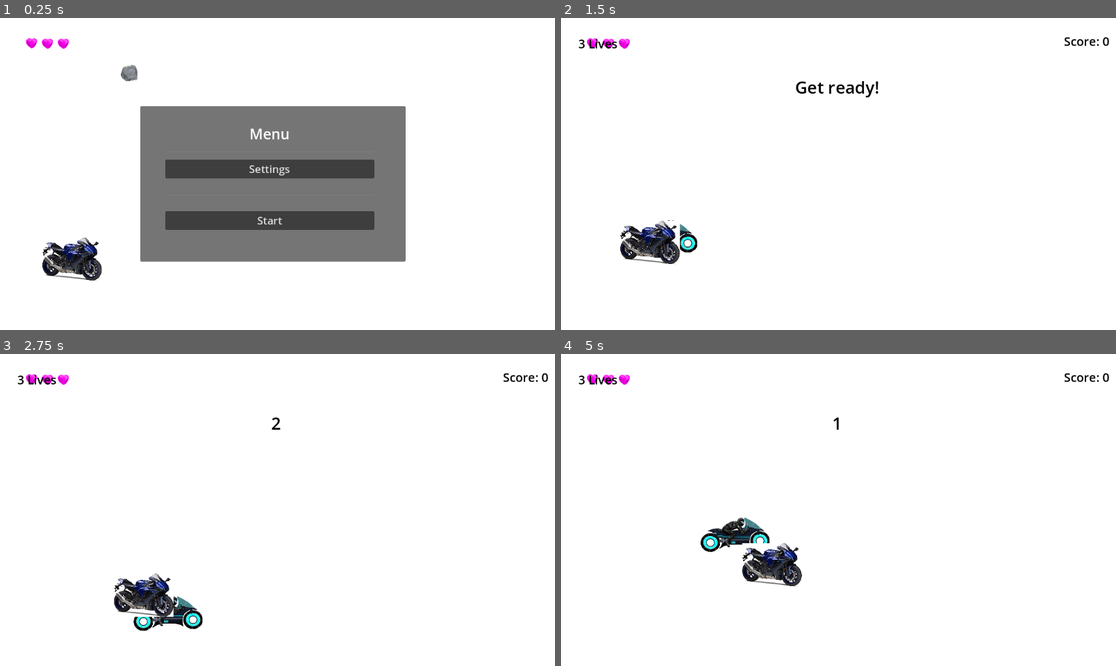
Above: before the commit, frames 1-4 (two rows, left to right).
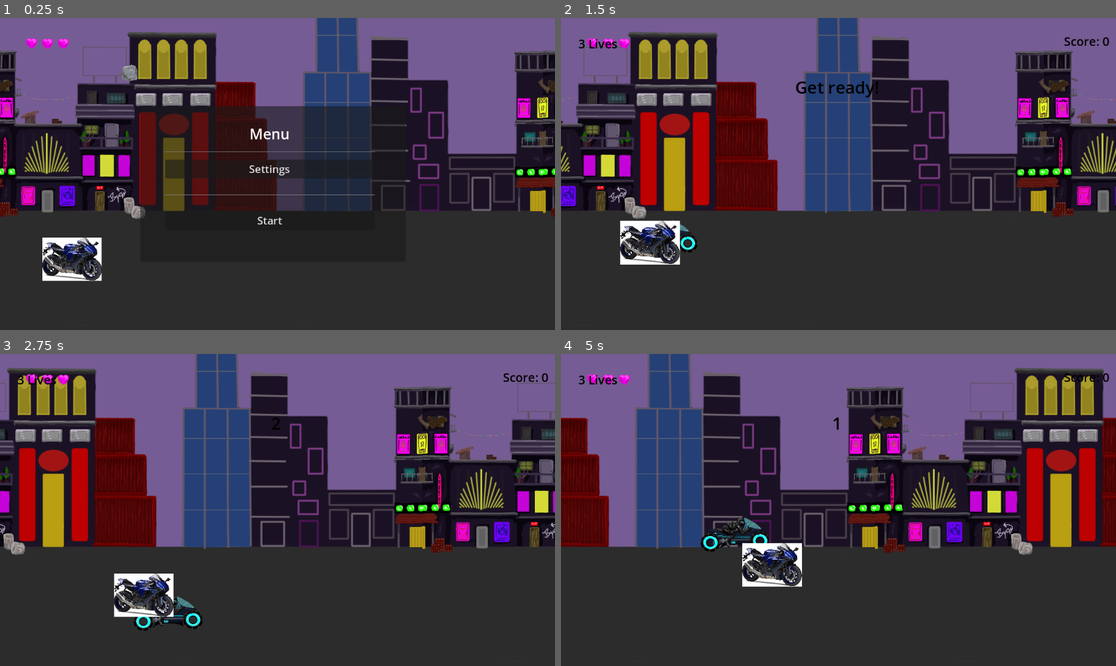
Above: after the commit, the same moments.

Repository: zino212/godot-game-creation
Game: Godot game, scene res://main.tscn
Two runs of this game, one before a commit and one after it. Both use one fixed random seed, a clock stepped at 60 frames per second and the inputs below.
Inputs:
- Up to frame 1 (0.25 s): no input
- Up to frame 2 (1.5 s): click "Start" at 0.5 s; hold Right (move_right) from 1.28 s (still down)
- Up to frame 3 (2.75 s): release Right (move_right) at 2.03 s; hold Down (move_down) from 2.03 s (still down)
- Up to frame 4 (5 s): release Down (move_down) at 2.78 s; hold Right (move_right) 2.78-3.53 s; hold Up (move_up) 3.53-4.28 s; hold Left (move_left) from 4.28 s (still down)

The runs differ from the first frame. In frame 1, 98% of the frame differs, in the area x 0-100%, y 0-100%; in frame 2, 98%; in frame 3, 98%; in frame 4, 98%.

Commit message:
ParallelaxBackground Added

Diff:
--- /dev/null
+++ b/InfiniteScrollBackground.gd
@@ -0,0 +1,8 @@
+extends ParallaxBackground
+
+@export var speed = 100.0
+
+@export var direction = Vector2.LEFT
+
+func _process(delta):
+	scroll_base_offset += (speed * direction) * delta
--- /dev/null
+++ b/infinite_scroll_background.tscn
@@ -0,0 +1,15 @@
+[gd_scene load_steps=3 format=3 uid="uid://1i6oiybm5hxy"]
+
+[ext_resource type="Script" path="res://InfiniteScrollBackground.gd" id="1_xk676"]
+[ext_resource type="Texture2D" uid="uid://dwf0whlnoqrj0" path="res://Project_Backgroundtest2.png" id="2_7mxvi"]
+
+[node name="InfiniteScrollBackground" type="ParallaxBackground"]
+script = ExtResource("1_xk676")
+
+[node name="ParallaxLayer" type="ParallaxLayer" parent="."]
+motion_mirroring = Vector2(1152, 648)
+
+[node name="Sprite2D" type="Sprite2D" parent="ParallaxLayer"]
+texture_repeat = 2
+texture = ExtResource("2_7mxvi")
+centered = false
--- a/main.tscn
+++ b/main.tscn
@@ -1,11 +1,12 @@
-[gd_scene load_steps=8 format=3 uid="uid://bfrdw5t6y3i42"]
+[gd_scene load_steps=9 format=3 uid="uid://bfrdw5t6y3i42"]
 
 [ext_resource type="PackedScene" uid="uid://dv0p0cj8x48h3" path="res://Player.tscn" id="1_aso1r"]
 [ext_resource type="Script" path="res://main.gd" id="1_e05ru"]
-[ext_resource type="PackedScene" path="res://enemy.tscn" id="2_7x332"]
+[ext_resource type="PackedScene" uid="uid://1i6oiybm5hxy" path="res://infinite_scroll_background.tscn" id="2_4t157"]
+[ext_resource type="PackedScene" uid="uid://d1al14o0ndgh4" path="res://enemy.tscn" id="2_7x332"]
 [ext_resource type="PackedScene" uid="uid://cvkqywnnb18xr" path="res://obstacle.tscn" id="2_j0mih"]
 [ext_resource type="PackedScene" uid="uid://bl7ovft0dcrrw" path="res://hud.tscn" id="3_d3w67"]
-[ext_resource type="PackedScene" path="res://health_bar.tscn" id="5_qvvs7"]
+[ext_resource type="PackedScene" uid="uid://c15a6yvms4nne" path="res://health_bar.tscn" id="5_qvvs7"]
 
 [sub_resource type="Curve2D" id="Curve2D_lkqsk"]
 _data = {
@@ -16,12 +17,7 @@
 [node name="Main" type="Node"]
 script = ExtResource("1_e05ru")
 
-[node name="ColorRect" type="ColorRect" parent="."]
-anchors_preset = 15
-anchor_right = 1.0
-anchor_bottom = 1.0
-grow_horizontal = 2
-grow_vertical = 2
+[node name="InfiniteScrollBackground" parent="." instance=ExtResource("2_4t157")]
 
 [node name="Player" parent="." instance=ExtResource("1_aso1r")]
 visible = false
Binary file added: Project_Backgroundtest.png
Not shown, added: Project_Backgroundtest.png.import
Binary file added: Project_Backgroundtest2.png
Not shown, added: Project_Backgroundtest2.png.import
Not shown, added: inf279F.tmp
Not shown, added: inf32D5.tmp
